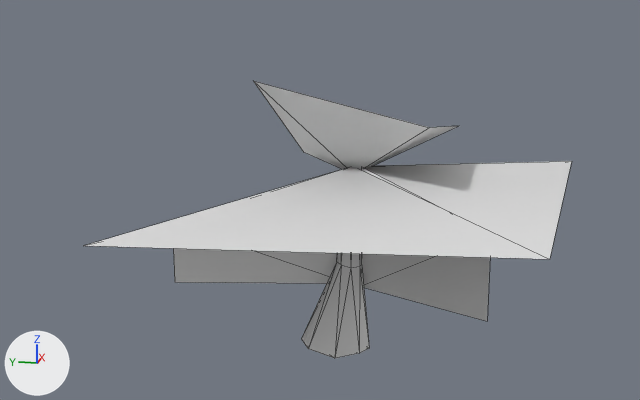
One commit to the glTF model data/models/geometry/mogarg03a.glb: the scene before it, then after it.
Both versions are drawn from a camera (50 mm lens) standing at (-90.1, -16.6, 35.4) and looking at (6.2, 2.6, 11.3). The lights are fixed; the arrows at lower left show +X, +Y and +Z. The picture after the commit comes second. Mesh edges are drawn as thin lines. Where no turn or scale is listed for an object, it has been applied to the vertices. Vertices at exactly the same position are counted once.

Names of what the first picture shows: 'TRUNK_1_1'.
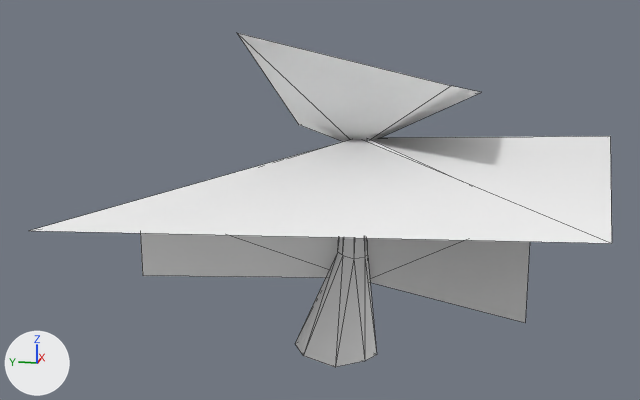
Edits to the bpy script that builds the scene:
```text
Add mat_motrnk01sm:
    mat_motrnk01sm = principled_material('motrnk01sm')
    mat_motrnk01sm.base_color = (1.0, 1.0, 1.0)  # white #ffffff
    mat_motrnk01sm.metallic = 0.1
    mat_motrnk01sm.roughness = 0.6
Add mat_movine02sm:
    mat_movine02sm = principled_material('movine02sm')
    mat_movine02sm.base_color = (1.0, 1.0, 1.0)  # white #ffffff
    mat_movine02sm.metallic = 0.1
    mat_movine02sm.roughness = 0.6
Add mat_moleaf01sm:
    mat_moleaf01sm = principled_material('moleaf01sm')
    mat_moleaf01sm.base_color = (1.0, 1.0, 1.0)  # white #ffffff
    mat_moleaf01sm.metallic = 0.1
    mat_moleaf01sm.roughness = 0.6
Add mat_moleaf02sm:
    mat_moleaf02sm = principled_material('moleaf02sm')
    mat_moleaf02sm.base_color = (1.0, 1.0, 1.0)  # white #ffffff
    mat_moleaf02sm.metallic = 0.1
    mat_moleaf02sm.roughness = 0.6
Change me_trunk_1_1:
    used by ob_trunk_1_1; location = (0.0, 0.0, 0.0)
    remove me_trunk_1_1.from_pydata(...)  # 46 vertices, 52 faces; spans x -17.9..30.1, y -26.6..24.1, z -4.0..25.1
    remove me_trunk_1_1.materials.append(mat_mat57bf6a11)  # white #e7e7e7
    remove me_trunk_1_1.materials.append(mat_mat8646d222)  # white #e7e7e7
    remove me_trunk_1_1.materials.append(mat_mataba8034c)  # white #e7e7e7
    add me_trunk_1_1.from_pydata(...)  # 24 vertices, 38 faces; spans x -3.4..8.5, y -4.0..3.3, z -4.0..14.4
    me_trunk_1_1 part 1: the loose piece of 5 vertices spanning x -17.9..30.1, y -26.6..24.1, z 2.9..15.1 is deleted
    me_trunk_1_1 part 2: the loose piece of 5 vertices spanning x -1.6..18.6, y -12.2..9.1, z 14.1..25.1 is deleted
    me_trunk_1_1 part 3: the loose piece of 4 vertices spanning x -4.1..7.5, y -0.7..16.5, z 1.1..15.1 is deleted
    me_trunk_1_1 part 4: the loose piece of 4 vertices spanning x -11.8..6.5, y -16.6..-2.0, z 1.2..15.3 is deleted
    me_trunk_1_1 part 5: 38 faces spanning x -3.4..8.5, y -4.0..3.3, z -4.0..14.4 switch from mat_mata1ef81d1 (white #e7e7e7) to mat_motrnk01sm (white #ffffff)
    other edits to the shape of me_trunk_1_1 do not show in these pictures
Add me_obj1:
    me_obj1.from_pydata([(-14.0, 20.9, 20.0), (-0.1, 0.3, 25.3), (-0.1, 0.3, 8.5), (-14.0, 20.9, 12.0), (-23.1, -18.8, 23.3), (-1.3, -1.3, 25.6), (-1.3, -1.4, 8.6), (-23.2, -18.8, 13.3), (18.4, -22.2, 22.7), (1.1, -1.0, 25.1), (1.0, -1.1, 8.6), (18.4, -22.1, 15.0)], [], [(0, 2, 1), (0, 3, 2), (4, 6, 5), (4, 7, 6), (8, 10, 9), (8, 11, 10)])
    me_obj1.materials.append(mat_movine02sm)  # white #ffffff
Add me_cube6:
    me_cube6.from_pydata([(6.1, -1.5, 18.9), (-0.9, 10.6, 32.1), (19.1, 8.5, 19.2), (18.3, -14.9, 24.1), (-5.1, -12.3, 27.4)], [], [(0, 2, 1), (0, 4, 3), (2, 0, 3), (4, 0, 1)])
    me_cube6.materials.append(mat_moleaf01sm)  # white #ffffff
Add me_cube5:
    me_cube5.from_pydata([(9.5, -1.0, 26.1), (-11.1, 29.1, 19.0), (36.5, 23.9, 11.3), (34.7, -31.7, 23.0), (-21.1, -25.6, 23.8)], [], [(0, 2, 1), (0, 4, 3), (2, 0, 3), (4, 0, 1)])
    me_cube5.materials.append(mat_moleaf02sm)  # white #ffffff
Change ob_trunk_1_1:
    ob_trunk_1_1.scale: (1.0, 1.0, 1.0) -> (1.2, 1.2, 1.2)
Add ob_obj1:
    ob_obj1 = bpy.data.objects.new('obj1', me_obj1)
    ob_obj1.location = (9.06, -1.12, -7.2)
Add ob_cube6:
    ob_cube6 = bpy.data.objects.new('cube6', me_cube6)
    ob_cube6.location = (3.24, 0.23, -1.89)
Add ob_cube5:
    ob_cube5 = bpy.data.objects.new('cube5', me_cube5)
    ob_cube5.location = (-0.39, -0.16, -7.9)
```

What differs and where, as boxes [x1, y1, x2, y2] in the pictures (640 x 400 px):
'TRUNK_1_1', reshaped, rescaled: before [84, 81, 572, 358]; after [295, 238, 377, 367]
'cube5', added: after [30, 136, 612, 243]
'obj1', added: after [140, 138, 530, 323]
'cube6', added: after [237, 33, 481, 142]
part 1 of me_trunk_1_1, deleted: before [84, 161, 572, 259]
part 2 of me_trunk_1_1, deleted: before [254, 81, 458, 169]
part 3 of me_trunk_1_1, deleted: before [173, 167, 348, 284]
part 4 of me_trunk_1_1, deleted: before [361, 167, 490, 321]
part 5 of me_trunk_1_1, recoloured: before [301, 253, 369, 358]; after [295, 238, 377, 367]
